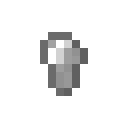
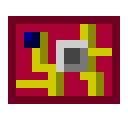
Before/after of a 128 x 128 layered artwork. What changed in the layer stack:
added layer "part.logistics_chip" above "Iron Nugget" over [8,16,120,104]
hid "Iron Nugget" over [40,32,88,96]
